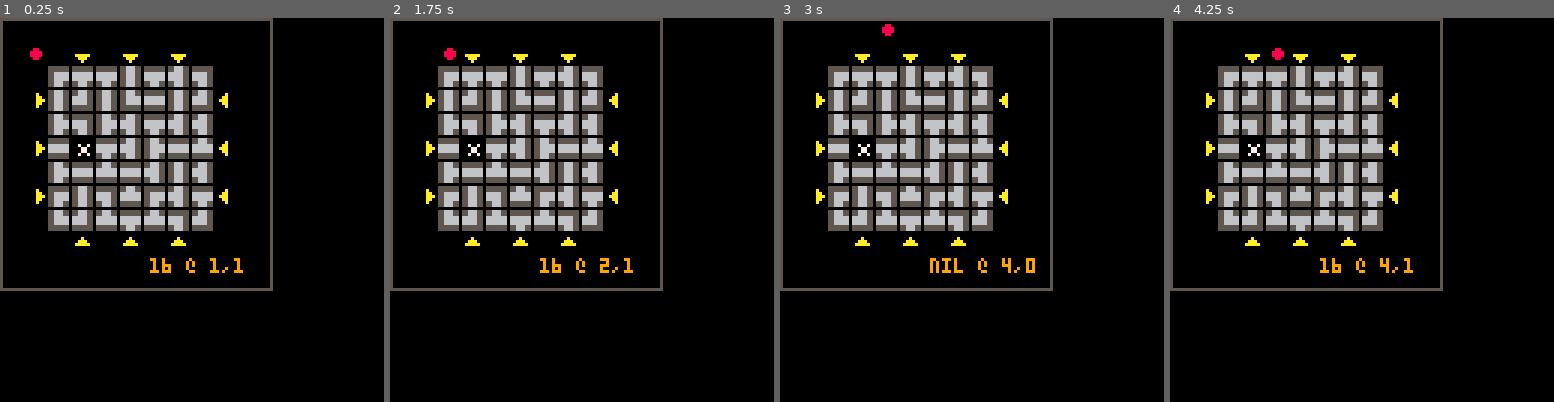
Above: before the commit, frames 1-4 (left to right).
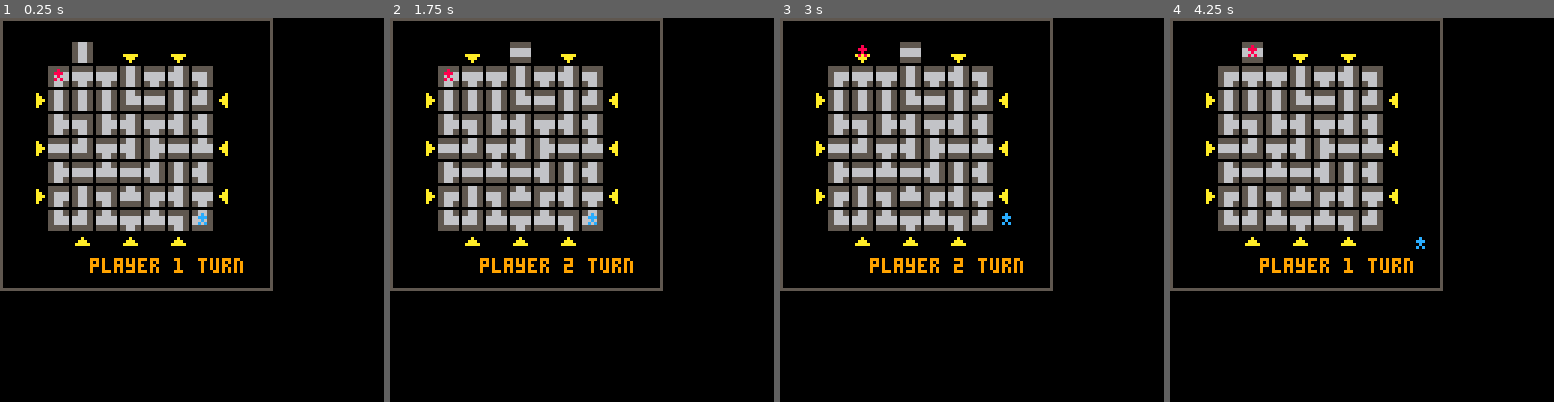
Above: after the commit, the same moments.

Repository: jeff-adams/pico8
Game: PICO-8 cartridge dev/labrynth.p8
Same seed, same stepped clock (60 frames per second), same inputs: the game is played once before the commit and once after it.
Inputs:
- Up to frame 1 (0.25 s): no input
- Up to frame 2 (1.75 s): tap X (X key) at 0.33, 1.07 s; tap O (Z key) at 0.7, 1.7 s; hold Right from 1.6 s (still down)
- Up to frame 3 (3 s): tap X (X key) at 1.85, 2.97 s; release Right at 2.1 s; tap O (Z key) at 2.1, 2.5, 2.9 s; hold Up 2.15-2.42 s; hold Right from 2.47 s (still down)
- Up to frame 4 (4.25 s): release Right at 3.03 s; hold Left 3.08-3.58 s; tap O (Z key) at 3.3, 3.7, 4.1 s; hold Down 3.63-3.97 s; hold Right from 4.02 s (still down); tap X (X key) at 4.08 s

The runs differ from the first frame. In frame 1, 1.6% of the frame differs, in the area x 7-64%, y 6-67%; in frame 2, 1.6%; in frame 3, 1.5%; in frame 4, 1.5%.

Commit message:
Labrynth added tile movement and player select

Diff:
--- a/dev/labrynth.p8
+++ b/dev/labrynth.p8
@@ -6,52 +6,112 @@
 
 function _init()
 	cls()
-	--for debug
-	x,y=1,1
-
-	free_tile=16
+	setup_vars()
+	--labrynth setup
+	free_tile={sprite=16,x=3,y=1}
 	lab=setup_lab()
+	--player setup
+	players=player_setup()
+	cplayer=players[1]
 end
 
 function _update()
-	--for debug
-	if btnp(⬆️) then y-=1 end
-	if btnp(⬇️) then y+=1 end
-	if btnp(⬅️) then x-=1 end
-	if btnp(➡️) then x+=1 end
+	update()
 end
 
 function _draw()
 	cls()
 	draw_borders()
-	draw_lab(8)
-
-	--for debug
-	print_spr()
-	spr(5,x*8,y*8)
+	draw_lab()
+	draw_sprite(free_tile)
+	foreach(players,draw_sprite)
+
+	print("player "..(cplayer.sprite-4).." turn",30,80,9)
 end
 
 function draw_borders()
 	color(5)
-	rect(0,0,90,90)
-end
-
-function draw_lab(_origin)
+	rect(origin,origin,origin+90,origin+90)
+end
+
+function draw_lab()
 	for _row=1,9 do
 		for _col=1,9 do
 			local _tile=lab[_row][_col]
-			spr(_tile,_origin*_row,_origin*_col)
+			spr(_tile,origin+8*_row,origin+8*_col)
 		end
 	end
 end
 
---for debug
-function print_spr()
-	local _spr=lab[x][y] or "nil"
-	print(_spr.." @ "..x..","..y,50,80,9)
+function draw_sprite(_sprite)
+	local _x,_y=_sprite.x*8+origin,_sprite.y*8+origin
+	spr(_sprite.sprite,_x,_y)
+end
+
+function tile_placement()
+	if btnp(❎) then
+		free_tile.sprite=rotate_tile(free_tile.sprite)
+		sfx(0)
+	end
+	if btnp(🅾️) then
+		--push tile in
+		push_tile()
+		update=player_movement
+		sfx(2)
+	end
+	if btnp(⬅️) then
+		free_tile=move_tile(free_tile,left)
+		sfx(1)
+	end
+	if btnp(➡️) then
+		free_tile=move_tile(free_tile,right)
+		sfx(1)
+	end
+	if btnp(⬆️) then
+		free_tile=move_tile(free_tile,up)
+		sfx(1)
+	end
+	if btnp(⬇️) then
+		free_tile=move_tile(free_tile,down)
+		sfx(1)
+	end
+end
+
+function player_movement()
+	if btnp(❎) then
+		cplayer=next_player(players,cplayer)
+		update=tile_placement
+		sfx(3)
+	end
+	if btnp(⬅️) then
+		cplayer.x-=1
+		sfx(1)
+	end
+	if btnp(➡️) then
+		cplayer.x+=1
+		sfx(1)
+	end
+	if btnp(⬆️) then
+		cplayer.y-=1
+		sfx(1)
+	end
+	if btnp(⬇️) then
+		cplayer.y+=1
+		sfx(1)
+	end
 end
 -->8
 --setup
+
+function setup_vars()
+	origin=0
+	up={0,-1}
+	down={0,1}
+	right={1,0}
+	left={-1,0}
+
+	update=tile_placement
+end
 
 function setup_lab()
 	local _lab=initial_lab()
@@ -65,7 +125,7 @@
 	_tiles=shuffle_tiles(_tiles)
 	--place the shuffled tiles and
 	--get back the extra tile
-	_lab,free_tile=place_tiles(_lab,_tiles)
+	_lab,free_tile.sprite=place_tiles(_lab,_tiles)
 	return _lab
 end
 
@@ -125,7 +185,7 @@
 
 function shuffle_tiles(_tiles)
 	for i=#_tiles, 2, -1 do
-  local j=flr(rnd(i))
+  local j=max(flr(rnd(i)),1)
   _tiles[i],_tiles[j]=_tiles[j],_tiles[i]
  end
 	return _tiles
@@ -150,13 +210,72 @@
 function is_inside_space(_x,_y)
 	return _x==mid(1,_x,7) and _y==mid(1,_y,7)
 end
+
+function player_setup()
+	local _players={}
+	local _p1={sprite=5,x=2,y=2}
+	add(_players,_p1)
+	local _p2={sprite=6,x=8,y=8}
+	add(_players,_p2)
+	return _players
+end
+-->8
+--logic
+
+function rotate_tile(_sprite)
+	if _sprite%4==0 then
+		_sprite-=3
+	else
+		_sprite+=1
+	end
+	return _sprite
+end
+
+function move_tile(_spr,_dir)
+	local _destx,_desty=_dir[1]*2,_dir[2]*2
+	--on top/bottom
+	_spr.x,_spr.y=tile_limit(_spr.x,_spr.y,_destx)
+	--on left/right
+	_spr.y,_spr.x=tile_limit(_spr.y,_spr.x,_desty)
+	return _spr
+end
+
+function tile_limit(_a,_b,_dest)
+	if _b==1 or _b==9 then
+		_a=mid(1,_a+_dest,9)
+		if _a==1 or _a==9 then
+			_b=_b==1 and 3 or 7
+		end
+	end
+	return _a,_b
+end
+
+function next_player(_players,_cplayer)
+	--returns next in table, circular
+	local _key=nil
+	for k,v in pairs(_players) do
+  if v==_cplayer then _key=k end
+ end
+	local _x,_nplayer=next(_players,_key)
+	--_nplayer will be nil if its the last in the table
+	return _nplayer and _nplayer or _players[1]
+end
+
+function push_tile()
+	--get location of free_tile
+	local _x,_y=free_tile.x,free_tile.y
+	--find out which way it's pushing
+
+	--shift tiles in each row or column
+	--reassign free_tile
+end
 __gfx__
 00000000000000000000000000000000000000000000000000000000000000000000000000000000000000000000000000000000000000000000000000000000
-0000000000000000000a0000000a00000000a0000000000000000000000000000000000000000000000000000000000000000000000000000000000000000000
-007007000000000000aa000000aaa0000000aa0000088000000cc000000bb000000ee00000000000000000000000000000000000000000000000000000000000
-00077000000000000aaa00000aaaaa000000aaa00088880000cccc0000bbbb0000eeee0000000000000000000000000000000000000000000000000000000000
-000770000aaaaa0000aa0000000000000000aa000088880000cccc0000bbbb0000eeee0000000000000000000000000000000000000000000000000000000000
-0070070000aaa000000a0000000000000000a00000088000000cc000000bb000000ee00000000000000000000000000000000000000000000000000000000000
+0000000000000000000a0000000a00000000a00000080000000c0000000b0000000e000000000000000000000000000000000000000000000000000000000000
+007007000000000000aa000000aaa0000000aa000088800000ccc00000bbb00000eee00000000000000000000000000000000000000000000000000000000000
+00077000000000000aaa00000aaaaa000000aaa000080000000c0000000b0000000e000000000000000000000000000000000000000000000000000000000000
+000770000aaaaa0000aa0000000000000000aa000080800000c0c00000b0b00000e0e00000000000000000000000000000000000000000000000000000000000
+0070070000aaa000000a0000000000000000a0000000000000000000000000000000000000000000000000000000000000000000000000000000000000000000
 00000000000a00000000000000000000000000000000000000000000000000000000000000000000000000000000000000000000000000000000000000000000
 00000000000000000000000000000000000000000000000000000000000000000000000000000000000000000000000000000000000000000000000000000000
 00000000555555505555555055666550556665500000000000000000000000000000000000000000000000000000000000000000000000000000000000000000
Not shown, changed: the sound effects (__sfx__) section of dev/labrynth.p8
